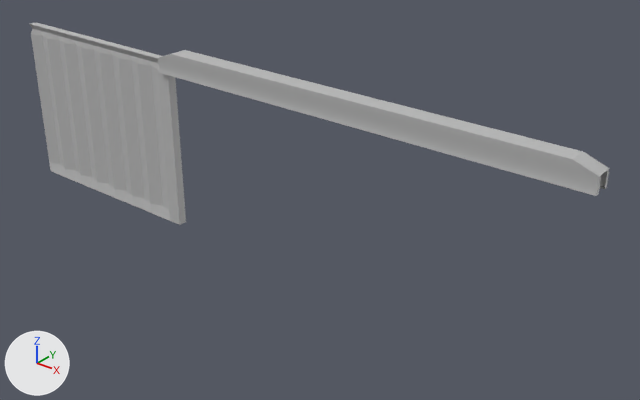
Two versions of the FBX model Assets/Art/Terrain/slide_door_animation.fbx, one commit apart.
Both versions are drawn from a 50 mm camera at (9.15, -4.41, 4.84) aimed at (3.85, 2.22, 0.73). The axes (+X, +Y, +Z) are drawn at lower left. The lights are the same throughout. Both versions are drawn at frame 9 of the action 'Take 001'; the numbers are the values there.

Before the edit, the objects in view are built like this:
```python
me_mesh = bpy.data.meshes.new('Mesh')
me_mesh.from_pydata(...)  # 28 vertices, 22 faces; spans x 0.0..400.0, y 186.0..211.0, z -15.0..5.0
me_mesh.materials.append(mat_lambert1)  # grey #bcbcbc
me_mesh_001 = bpy.data.meshes.new('Mesh.001')
me_mesh_001.from_pydata(...)  # 160 vertices, 158 faces; spans x 0.0..200.0, y 0.0..200.0, z -10.0..0.0
me_mesh_001.materials.append(mat_lambert1)  # grey #bcbcbc
ob_slide_door_mesh = bpy.data.objects.new('slide_door_mesh', me_mesh_001)
ob_slide_door_mesh.parent = ob_slide_door_grp
ob_slide_door_mesh.location = (-46.59, 0.0, -184.0)
ob_slide_door_mesh.scale = (1.25, 1.0, 1.0)
ob_slide_door_mesh1 = bpy.data.objects.new('slide_door_mesh1', me_mesh)
ob_slide_door_mesh1.parent = ob_slide_door_grp
ob_slide_door_mesh1.location = (194.0, 0.0, -184.0)
ob_slide_door_mesh1.scale = (1.25, 1.0, 1.0)
```
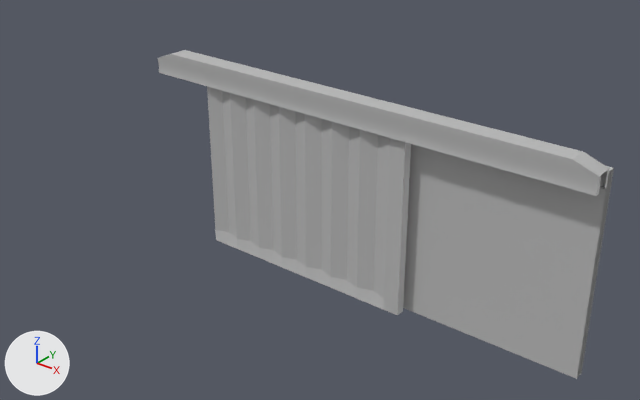
Changed parts and their boxes (x1, y1, x2, y2) in the pictures (640 x 400 px):
```json
{"object": "slide_door_mesh", "change": "moved", "before": [30, 22, 186, 225], "after": [207, 86, 411, 315]}
{"object": "slide_door_wall_mesh", "change": "added", "after": [403, 144, 614, 379]}
```

Edits to the scene script, one JSON object a line:
```json
{"op": "add", "block": "me_mesh_002", "code": ["me_mesh_002 = bpy.data.meshes.new('Mesh.002')", "me_mesh_002.from_pydata([(-250.0, -200.0, 0.0), (0.0, -200.0, 0.0), (-250.0, 0.0, 0.0), (0.0, 0.0, 0.0), (-250.0, 0.0, -10.0), (0.0, 0.0, -10.0), (-250.0, -200.0, -10.0), (0.0, -200.0, -10.0)], [], [(0, 1, 3, 2), (2, 3, 5, 4), (4, 5, 7, 6), (6, 7, 1, 0), (6, 0, 2, 4)])", "me_mesh_002.materials.append(mat_lambert1)  # grey #bcbcbc"]}
{"op": "set", "path": "ob_slide_door_mesh.location", "old": "(-46.59, 0.0, -184.0)", "new": "(263.2, 0.0, -184.0)"}
{"op": "add", "block": "ob_slide_door_wall_mesh", "code": ["ob_slide_door_wall_mesh = bpy.data.objects.new('slide_door_wall_mesh', me_mesh_002)", "ob_slide_door_wall_mesh.parent = ob_slide_door_grp", "ob_slide_door_wall_mesh.location = (694.1, 200.0, -198.9)"]}
```
